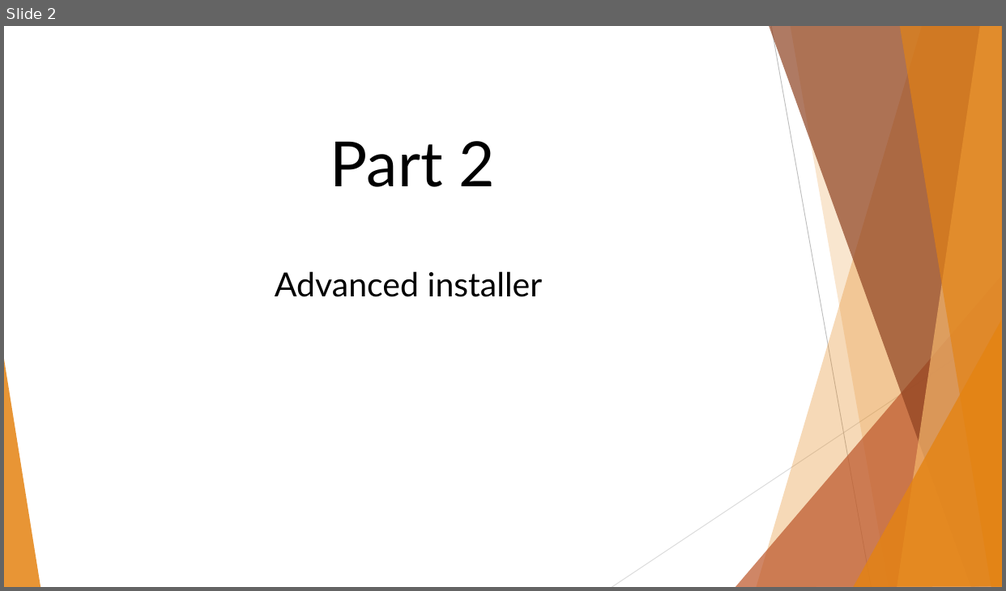
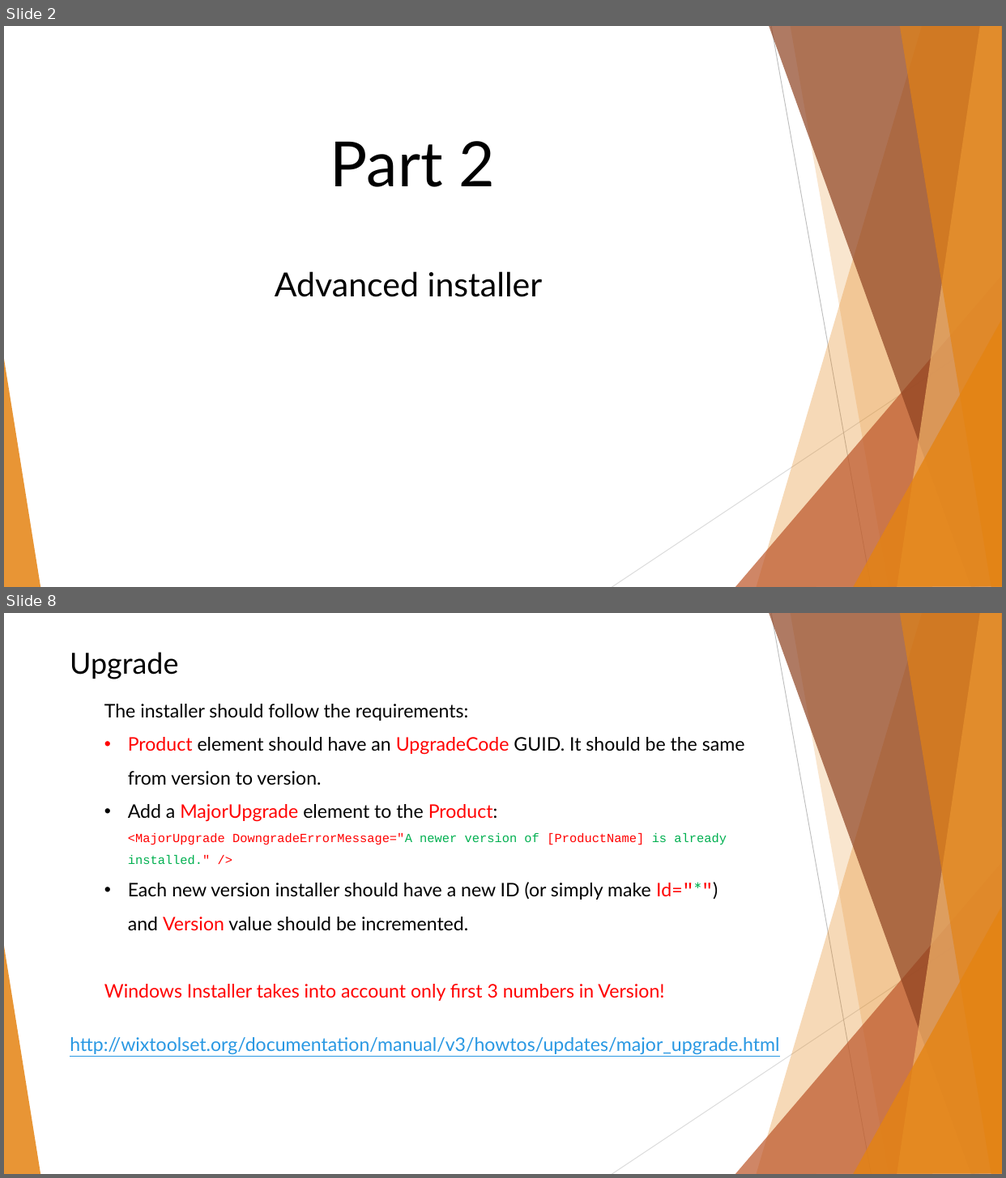
Before and after one commit to BinaryStudioAcademy/WixGettingStartedCourse, a slide deck: Part 2/WiX Part 2.pptx. Shown one above the other, each under a label of ours: slide 2 before the commit, slides 2 and 8 after it; the slides between them are not shown. The pictures are 1006x591 and 1006x1178 pixels, drawn with LibreOffice and Linux fonts; fonts in the diff are those of the drawing. Boxes give left, top, right and bottom in pixels: in the first picture for what was removed or moved away, otherwise in the second. Text is boxed around its words. In the diff, an @@ line names an element or a change of style, - is before the commit and + after.

```diff
--- a/Part 2/WiX Part 2.pptx
+++ b/Part 2/WiX Part 2.pptx
@@ slide 8 added at box(4, 613, 1002, 1174), background #FFFFFF; not listed: 10 template elements that a slide beside it also shows @@
@@ text added at box(70, 652, 178, 679), 28 pt, text #000000 @@
+Upgrade
@@ text added at box(104, 704, 745, 999), 18 pt, text #000000 @@
+The installer should follow the requirements:
+• Product element should have an UpgradeCode GUID. It should be the same
+  from version to version.
+• Add a MajorUpgrade element to the Product:
+  <MajorUpgrade DowngradeErrorMessage="A newer version of [ProductName] is already installed." />
+• Each new version installer should have a new ID (or simply make Id="*")
+  and Version value should be incremented.
+Windows Installer takes into account only first 3 numbers in Version!
@@ text added at box(70, 1037, 779, 1055), 18 pt, text #2998E3, underline @@
+http://wixtoolset.org/documentation/manual/v3/howtos/updates/major_upgrade.html
```
Also in this commit, not shown: 3 slides changed, 3 other slides added, 3 other files.
